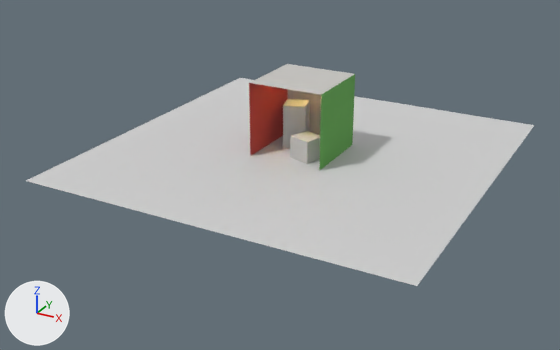
An edit to the OBJ model data/models/cornellbox/cornellbox.obj, drawn before and after from the same camera.
The view is the same before and after, from a 50 mm lens placed at (8.77, -17.17, 7.73), pointed at (-0.22, -0.83, -0.43). The axes (+X, +Y, +Z) are drawn at lower left. The lights are the same throughout. Where no turn or scale is listed for an object, it has been applied to the vertices. Vertices at the same position are counted once.

Before the edit, the objects in view are built like this:
```python
me_backwall = bpy.data.meshes.new('backwall')
me_backwall.from_pydata([(-0.99, 1.04, 0.0), (1.0, 1.04, 0.0), (1.0, 1.04, 1.99), (-1.02, 1.04, 1.99)], [], [(0, 1, 2), (3, 0, 2)])
me_backwall.materials.append(mat_backwall)  # light grey #c8c7c3
me_floor = bpy.data.meshes.new('floor')
me_floor.from_pydata([(-5.0, -5.0, 0.0), (5.0, -5.0, 0.0), (5.0, 5.0, 0.0), (-5.0, 5.0, 0.0)], [], [(0, 1, 2, 3)])
me_floor.materials.append(mat_floor)  # light grey #d1d1d1
me_shortbox = bpy.data.meshes.new('shortbox')
me_shortbox.from_pydata(...)  # 8 vertices, 10 faces; spans x -0.05..0.7, y -0.75..0.0, z 0.0..0.6
me_shortbox.materials.append(mat_shortbox)  # light grey #c8c7c3
# before: 0 (0.7, -0.17, 0.6), 1 (0.13, 0.0, 0.6) at pixel (306, 130), 2 (-0.05, -0.57, 0.6) at pixel (290, 135), 3 (0.13, 0.0, 0.0), 4 (0.53, -0.75, 0.6) at pixel (307, 142)
# before: 5 (-0.05, -0.57, 0.0) at pixel (290, 157), 6 (0.7, -0.17, 0.0), 7 (0.53, -0.75, 0.0) at pixel (307, 163)
ob_backwall = bpy.data.objects.new('backwall', me_backwall)
ob_backwall.location = (0.0, 0.0, 0.0)
ob_floor = bpy.data.objects.new('floor', me_floor)
ob_floor.location = (0.0, 0.0, 0.0)
ob_shortbox = bpy.data.objects.new('shortbox', me_shortbox)
ob_shortbox.location = (0.0, 0.0, 0.0)
# also in view: 'leftwall' at (-1.0, 0.03, 1.0); 'tallbox' at (-0.34, 0.29, 0.6); 'rightwall' at (1.0, 0.03, 1.0); 'ceiling' at (-0.01, 0.03, 1.99)
```
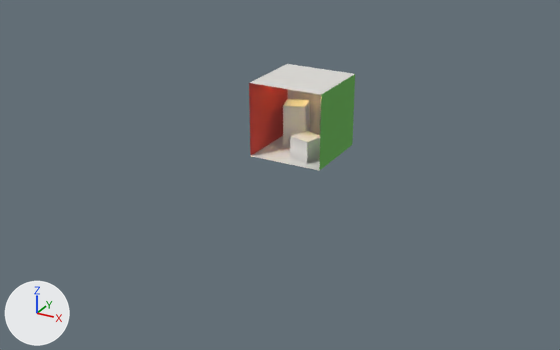
Patch to the scene script:
```diff
--- a/data/models/cornellbox/cornellbox.obj.py
+++ b/data/models/cornellbox/cornellbox.obj.py
@@ mat_shortbox_1 @@
+mat_shortbox_1 = principled_material('shortBox')
+mat_shortbox_1.base_color = (0.725, 0.71, 0.68)  # light grey #dddbd7
+mat_shortbox_1.roughness = 1.0
@@ me_floor @@
 me_floor.from_pydata(...)  # 4 vertices, 1 face; spans x -5.0..5.0, y -5.0..5.0, z 0.0
 # used by ob_floor; location = (0.0, 0.0, 0.0)
-me_floor.vertices[0].co = (-5.0, -5.0, 0.0)  # pixel (25, 180)
-me_floor.vertices[1].co = (5.0, -5.0, 0.0)  # pixel (417, 286)
-me_floor.vertices[2].co = (5.0, 5.0, 0.0)  # pixel (534, 125)
-me_floor.vertices[3].co = (-5.0, 5.0, 0.0)  # pixel (240, 77)
+# me_floor part 1
+me_floor.vertices[0].co = (-1.01, -0.99, 0.0)  # pixel (250, 156)
+me_floor.vertices[1].co = (1.0, -0.99, 0.0)  # pixel (319, 170)
+me_floor.vertices[2].co = (1.0, 1.04, 0.0)  # pixel (352, 144)
+me_floor.vertices[3].co = (-0.99, 1.04, 0.0)
 me_floor.materials.append(mat_floor)
@@ me_shortbox @@
 me_shortbox.from_pydata(...)  # 8 vertices, 10 faces; spans x -0.05..0.7, y -0.75..0.0, z 0.0..0.6
 # used by ob_shortbox; location = (0.0, 0.0, 0.0)
 # verts and faces of me_shortbox; kept vertices keep their numbers, new ones are numbered from 8
-me_shortbox.materials.append(mat_shortbox)  # light grey #c8c7c3
+# me_shortbox part 2
+delete_faces([(0, 1, 2), (1, 3, 2), (2, 5, 4), (0, 6, 1), (0, 4, 7), (0, 2, 4)])
+delete_faces([(2, 3, 5), (4, 5, 7), (1, 6, 3), (0, 7, 6)])
+faces += [(0, 1, 2, 4), (1, 3, 5, 2), (2, 5, 7, 4), (0, 4, 7, 6), (0, 6, 3, 1), (3, 5, 7, 6)]
+me_shortbox.materials.append(mat_shortbox_1)  # light grey #dddbd7
```

What differs and where, as boxes (x1, y1, x2, y2) in the pictures (560 x 350 px):
'floor', reshaped
    before: (26, 78, 534, 286)
    after: (251, 136, 320, 171)
part 2 of me_shortbox, cut back
    both: (290, 130, 320, 164)
